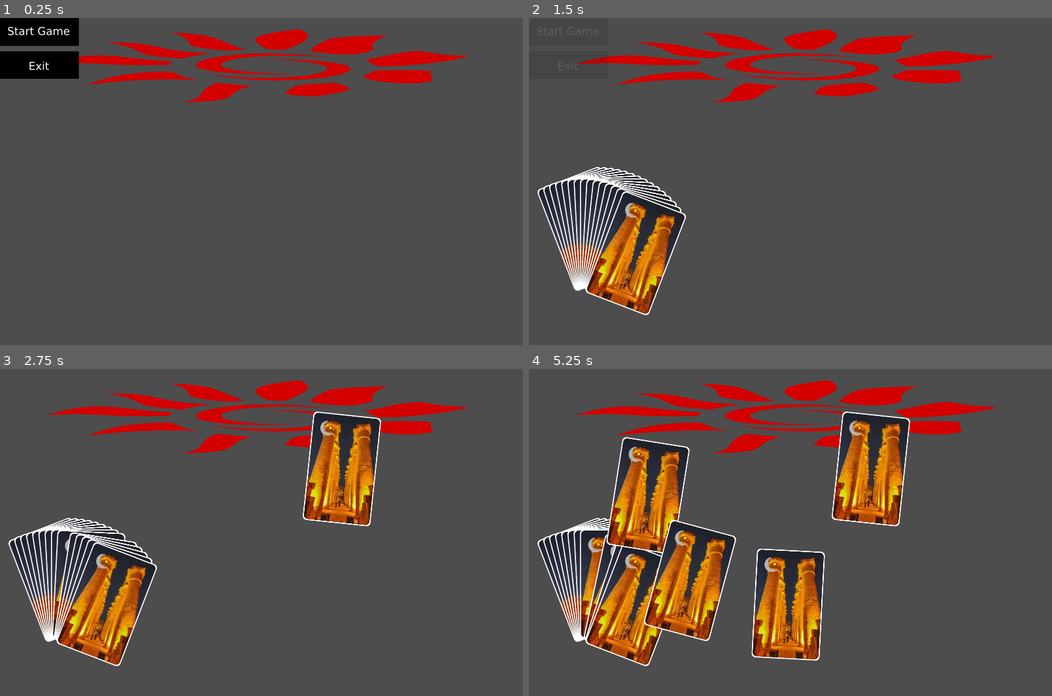
Above: before the commit, frames 1-4 (two rows, left to right).
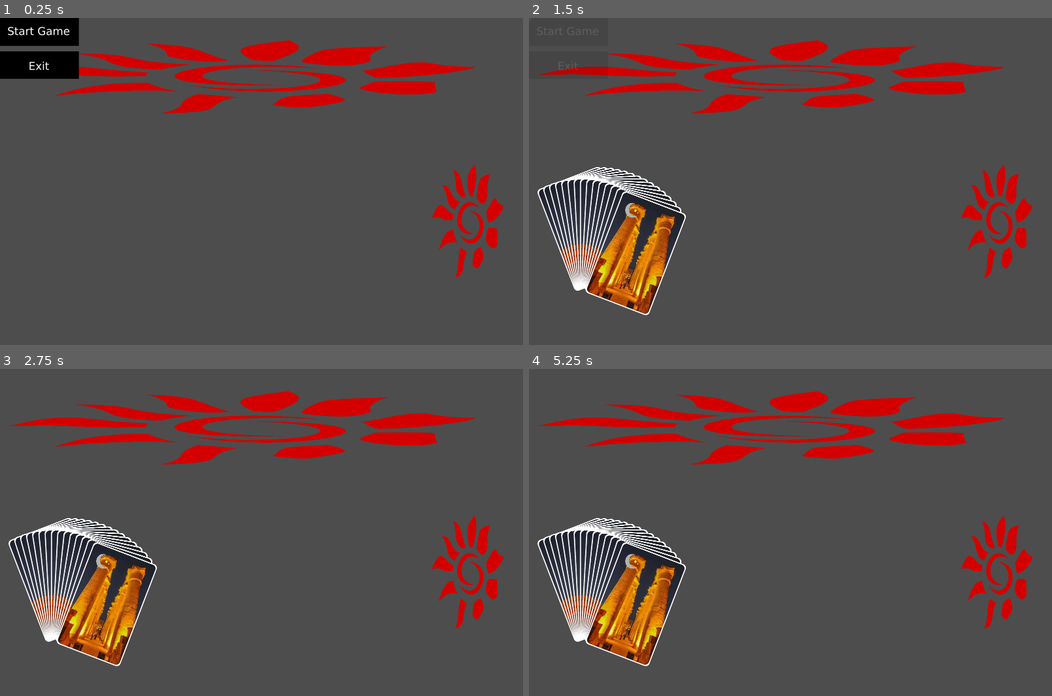
Above: after the commit, the same moments.

Repository: liambrownweb/Onirim
Game: Godot game, scene res://Main.tscn
Same seed, same stepped clock (60 frames per second), same inputs: the game is played once before the commit and once after it.
Inputs (mouse positions are in pixels of both pictures, inside the frame that each line leads up to):
- Up to frame 1 (0.25 s): no input
- Up to frame 2 (1.5 s): click (570, 31) at 0.5 s; click (570, 31) at 1.25 s
- Up to frame 3 (2.75 s): tap Enter at 2 s; drag from (57, 578) to (313, 460) at 2.02 s
- Up to frame 4 (5.25 s): tap Space at 2.75, 4.25 s; drag from (591, 578) to (764, 597) at 2.77 s; tap Enter at 3.5, 5 s; move the mouse to (596, 578) at 3.52 s; click (596, 578) at 3.67 s; drag from (596, 578) to (633, 483) at 4.27 s; drag from (602, 581) to (816, 532) at 5.02 s

The runs differ from the first frame. In frame 1, 8.6% of the frame differs, in the area x 10-97%, y 3-80%; in frame 2, 9.0%; in frame 3, 13%; in frame 4, 26%, in the area x 1-97%, y 3-90%.

Commit message:
Card drag/drop basics in place

Diff:
--- a/CardScene.tscn
+++ b/CardScene.tscn
@@ -11,6 +11,7 @@
 var original_parent = null
 var original_index = -1
 var original_rect_pos = Vector2.ZERO
+var gameboard = null
 
 @onready var DragLayer = get_tree().root.get_node(\"Main/DragLayer\")
 
@@ -20,13 +21,24 @@
 func _process(_delta: float) -> void:
 	pass
 
+func _input(event: InputEvent) -> void:
+	if event is InputEventMouseButton \\
+		and event.button_index == MOUSE_BUTTON_LEFT \\
+		and dragging \\
+		and not event.pressed:
+			_end_drag()
+
 func _gui_input(event: InputEvent) -> void:
+	if event is InputEventMouseButton:
+		print(event)
 	if event is InputEventMouseButton and event.button_index == MOUSE_BUTTON_LEFT:
-		var mouse = get_viewport().get_mouse_position()
-		if event.button_index == MOUSE_BUTTON_LEFT and event.pressed:
+		if event.pressed:
+			print(\"Starting drag\")
 			_start_drag(event.position)
-		elif event.button_index == MOUSE_BUTTON_LEFT and not event.pressed and dragging:
-			_end_drag()
+		else:
+			print(\"Not starting drag\")
+		#else:
+			#_end_drag()
 	elif event is InputEventMouseMotion and dragging:
 		global_position = get_global_mouse_position() - drag_offset
 
@@ -45,26 +57,7 @@
 
 func _end_drag():
 	dragging = false
-	# find drop target under mouse (example: a Control with \"PlayRow\" name)
-	var mouse_pos = get_global_mouse_position()
-	var root = get_tree().root
-	var picked = root.gui_pick(mouse_pos)  # returns Control under point
-	if picked and picked.is_in_group(\"play_row\"):
-		# add to end of play row and adjust local position/layout
-		var target = picked
-		var local = target.to_local(mouse_pos)
-		DragLayer.remove_child(self)
-		target.add_child(self)
-		position = local
-		# call target layout update if needed
-		if target.has_method(\"on_card_dropped\"):
-			target.on_card_dropped(self)
-	else:
-		# return to original parent and animate back (instant here)
-		DragLayer.remove_child(self)
-		original_parent.add_child(self)
-		original_parent.move_child(self, original_index)
-		position = original_rect_pos
+	gameboard.drop_card(self)
 
 func _get_drag_data(at_position: Vector2) -> Variant:
 	print(at_position)
@@ -92,6 +85,7 @@
 corner_radius_bottom_left = 15
 
 [node name="Card" type="Control" unique_id=200595644]
+custom_minimum_size = Vector2(50, 50)
 layout_mode = 3
 anchor_left = 0.065000005
 anchor_top = 0.16700001
@@ -103,8 +97,8 @@
 offset_bottom = 199.59999
 grow_horizontal = 2
 grow_vertical = 2
-size_flags_horizontal = 3
-size_flags_vertical = 3
+size_flags_horizontal = 6
+size_flags_vertical = 6
 mouse_filter = 1
 script = SubResource("GDScript_8ked3")
 
--- a/Main.tscn
+++ b/Main.tscn
@@ -28,17 +28,52 @@
 
 func pause_game() -> void:
 	$Game/Titlemenu.toggle_menu()
+
+
+func _on_drag_layer_child_entered_tree(node: Node) -> void:
+	$DragLayer.mouse_filter = MOUSE_FILTER_PASS
+
+
+func _on_drag_layer_child_exiting_tree(node: Node) -> void:
+	$DragLayer.mouse_filter = MOUSE_FILTER_IGNORE
+"
+
+[sub_resource type="GDScript" id="GDScript_uu6xs"]
+resource_name = "TestControl"
+script/source = "extends Control
+
+
+# Called when the node enters the scene tree for the first time.
+func _ready() -> void:
+	pass # Replace with function body.
+
+
+# Called every frame. 'delta' is the elapsed time since the previous frame.
+func _process(delta: float) -> void:
+	pass
 "
 
 [node name="Main" type="Control" unique_id=1932190584]
 layout_mode = 3
-anchors_preset = 0
+anchors_preset = 15
+anchor_right = 1.0
+anchor_bottom = 1.0
+offset_right = -1920.0
+offset_bottom = -1200.0
+grow_horizontal = 2
+grow_vertical = 2
 mouse_filter = 1
 script = SubResource("GDScript_glv2v")
 
 [node name="Game" parent="." unique_id=1287225314 instance=ExtResource("1_glv2v")]
 layout_mode = 1
-mouse_filter = 1
+anchors_preset = 0
+anchor_right = 0.0
+anchor_bottom = 0.0
+offset_right = 1920.0
+offset_bottom = 1080.0
+grow_horizontal = 1
+grow_vertical = 1
 
 [node name="DragLayer" type="Control" parent="." unique_id=355648368]
 layout_mode = 1
@@ -47,3 +82,8 @@
 anchor_bottom = 1.0
 grow_horizontal = 2
 grow_vertical = 2
+mouse_filter = 2
+script = SubResource("GDScript_uu6xs")
+
+[connection signal="child_entered_tree" from="DragLayer" to="." method="_on_drag_layer_child_entered_tree"]
+[connection signal="child_exiting_tree" from="DragLayer" to="." method="_on_drag_layer_child_exiting_tree"]
--- a/game.tscn
+++ b/game.tscn
@@ -2,7 +2,6 @@
 
 [ext_resource type="Script" uid="uid://fpw0qtq4j1qs" path="res://game.gd" id="1_80nbo"]
 [ext_resource type="PackedScene" uid="uid://cibupdgynhap6" path="res://titlemenu.tscn" id="2_e2o6t"]
-[ext_resource type="Script" uid="uid://bt202sm4hf500" path="res://gameboard.gd" id="3_fc0e3"]
 [ext_resource type="PackedScene" uid="uid://dckiuu1fy2v86" path="res://gameboard.tscn" id="3_feb5d"]
 
 [node name="Game" type="Control" unique_id=893702650]
@@ -12,12 +11,17 @@
 anchor_bottom = 1.0
 grow_horizontal = 2
 grow_vertical = 2
+mouse_filter = 1
 script = ExtResource("1_80nbo")
 
-[node name="Gameboard" parent="." unique_id=398388100 instance=ExtResource("3_feb5d")]
-layout_mode = 0
-mouse_filter = 1
-script = ExtResource("3_fc0e3")
+[node name="Gameboard" parent="." unique_id=496842010 instance=ExtResource("3_feb5d")]
+layout_mode = 1
+mouse_filter = 2
 
 [node name="Titlemenu" parent="." unique_id=931342479 instance=ExtResource("2_e2o6t")]
 layout_mode = 1
+anchors_preset = 0
+anchor_right = 0.0
+anchor_bottom = 0.0
+grow_horizontal = 1
+grow_vertical = 1
--- a/gameboard.gd
+++ /dev/null
@@ -1,43 +0,0 @@
-extends Control
-const CardScene = preload("res://CardScene.tscn")
-var hand_array = []
-@onready var game: Control = get_node("/root/Main/Game")
-# Called when the node enters the scene tree for the first time.
-func _ready() -> void:
-	pass # Replace with function body.
-
-
-# Called every frame. 'delta' is the elapsed time since the previous frame.
-func _process(_delta: float) -> void:
-	pass
-
-func init_ui() -> void:
-	populate_hand()
-
-func populate_hand() -> void:
-	for data in game.hand:
-		var card = CardScene.instantiate()
-		# initialize card (example properties — adapt to your Card.tscn API)
-		if card.has_method("set_card_data"):
-			card.set_card_data(data)
-		elif card.has_node("Sprite") and data.texture:
-			card.get_node("Sprite").texture = load(data.texture)
-		$PlayerHand.add_child(card)
-	_update_layout()
-
-func _update_layout():
-	var hand_array = $PlayerHand.get_children()
-	var n = hand_array.size()
-	if n == 0:
-		return
-	var span_deg = 60.0
-	var radius = 320.0
-	var center = Vector2(0, 300)   # local center of the fan; adjust as needed
-	for i in range(n):
-		var t = 0.5 if n == 1 else float(i) / float(n - 1)
-		var angle = lerp(-span_deg/2, span_deg/2, t)
-		var a = deg_to_rad(angle)
-		var offset = Vector2(sin(a), -cos(a)) * radius
-		var card = hand_array[i]
-		card.position = center + offset
-		card.rotation = a * 0.7    # tilt factor; tweak for visual look
--- a/gameboard.tscn
+++ b/gameboard.tscn
@@ -1,6 +1,147 @@
 [gd_scene format=3 uid="uid://dckiuu1fy2v86"]
 
 [ext_resource type="Texture2D" uid="uid://dd0k8wdcwxqp1" path="res://images/sun.svg" id="1_kv177"]
+
+[sub_resource type="GDScript" id="GDScript_kv177"]
+script/source = "extends Control
+const CardScene = preload(\"res://CardScene.tscn\")
+var hand_array = []
+var drawing_cards = false
+var drop_target = null
+@onready var game: Control = get_node(\"/root/Main/Game\")
+@onready var DragLayer = get_tree().root.get_node(\"Main/DragLayer\")
+
+func _ready() -> void:
+	pass
+
+func _process(_delta: float) -> void:
+	pass
+
+func init_ui() -> void:
+	populate_hand()
+
+func populate_hand() -> void:
+	drawing_cards = true
+	for data in game.hand:
+		var card = CardScene.instantiate()
+		# initialize card (example properties — adapt to your Card.tscn API)
+		if card.has_method(\"set_card_data\"):
+			card.set_card_data(data)
+		elif card.has_node(\"Sprite\") and data.texture:
+			card.get_node(\"Sprite\").texture = load(data.texture)
+		$PlayerHand.add_child(card)
+		card.gameboard = self
+	_update_hand_layout()
+	drawing_cards = false
+
+func _update_hand_layout():
+	var hand_array = $PlayerHand.get_children()
+	var n = hand_array.size()
+	if n == 0:
+		return
+	var span_deg = 60.0
+	var radius = 320.0
+	var center = Vector2(0, 300)   # local center of the fan; adjust as needed
+	for i in range(n):
+		var t = 0.5 if n == 1 else float(i) / float(n - 1)
+		var angle = lerp(-span_deg/2, span_deg/2, t)
+		var a = deg_to_rad(angle)
+		var offset = Vector2(sin(a), -cos(a)) * radius
+		var card = hand_array[i]
+		card.position = center + offset
+		card.rotation = a * 0.7
+
+func _update_playrow_layout():
+	var playrow_array = $TextureRect2/PlayRow.get_children()
+	var n = playrow_array.size()
+	var center = Vector2(0, 0)
+	if n == 0:
+		return
+	for i in range(n):
+		var offset = Vector2(50 * i, 0)
+		var card = playrow_array[i]
+		card.position = center + offset
+		card.rotation = 0
+		card.scale = Vector2(0.7, 0.7)
+
+func _on_player_hand_child_entered_tree(_node: Node) -> void:
+	if drawing_cards:
+		return
+	_update_hand_layout()
+
+func _on_player_hand_child_exiting_tree(_node: Node) -> void:
+	if drawing_cards:
+		return
+	_update_hand_layout()
+
+func drop_card(card) -> void:
+		# find drop target under mouse (example: a Control with \"PlayRow\" name)
+	var mouse_pos = get_global_mouse_position()
+	#var picked = get_viewport().gui_pick(mouse_pos)  # returns Control under point
+	var picked = get_drop_target()
+	if picked is Control:
+		DragLayer.remove_child(card)
+		picked.add_child(card)
+		if picked.has_method(\"on_card_dropped\"):
+			picked.on_card_dropped(card)
+	else:
+		# return to original parent and animate back (instant here)
+		DragLayer.remove_child(card)
+		card.position = card.original_rect_pos
+		card.original_parent.add_child(card)
+		card.original_parent.move_child(card, card.original_index)
+	pass
+
+func get_drop_target() -> Control:
+	var mouse_pos = get_global_mouse_position()
+	if $TextureRect/DiscardPile.get_rect().has_point(mouse_pos):
+		return $TextureRect/DiscardPile
+	elif $TextureRect2/PlayRow.get_rect().has_point(mouse_pos):
+		return $TextureRect2/PlayRow
+	else:
+		return null
+
+func _on_discard_pile_mouse_entered() -> void:
+	print(\"Discard pile entered\")
+	drop_target = $TextureRect/DiscardPile
+
+func _on_discard_pile_mouse_exited() -> void:
+	drop_target = null
+
+func _on_play_row_mouse_entered() -> void:
+	print(\"Play row entered\")
+	drop_target = $TextureRect2/PlayRow
+
+func _on_play_row_mouse_exited() -> void:
+	drop_target = null
+
+
+func _on_play_row_gui_input(event: InputEvent) -> void:
+	print(event)
+
+
+func _on_play_row_child_entered_tree(node: Node) -> void:
+	_update_playrow_layout()
+"
+
+[sub_resource type="GDScript" id="GDScript_14ufp"]
+resource_name = "PlayerHand"
+script/source = "extends Control
+
+
+# Called when the node enters the scene tree for the first time.
+func _ready() -> void:
+	pass # Replace with function body.
+
+
+# Called every frame. 'delta' is the elapsed time since the previous frame.
+func _process(delta: float) -> void:
+	pass
+
+func _get_drag_data(at_position: Vector2) -> Variant:
+	print(at_position)
+	return at_position
+"
 
 [node name="Gameboard" type="Control" unique_id=496842010]
 layout_mode = 3
@@ -10,32 +151,63 @@
 grow_horizontal = 2
 grow_vertical = 2
 mouse_filter = 1
+script = SubResource("GDScript_kv177")
 
 [node name="PlayerHand" type="Control" parent="." unique_id=1537333377]
 custom_minimum_size = Vector2(300, 300)
 anchors_preset = 0
 offset_left = 187.0
 offset_top = 609.0
-offset_right = 1791.0
+offset_right = 1532.0
 offset_bottom = 1078.0
 mouse_filter = 1
+script = SubResource("GDScript_14ufp")
 
 [node name="TextureRect" type="TextureRect" parent="." unique_id=1051538481]
-layout_mode = 0
-offset_left = 169.0
-offset_top = 41.0
-offset_right = 1713.0
-offset_bottom = 309.0
+layout_mode = 1
+anchors_preset = -1
+anchor_left = 0.82600003
+anchor_top = 0.5
+anchor_right = 0.96300006
+anchor_bottom = 0.87900007
+offset_left = -0.6828613
+offset_top = -2.0
+offset_right = -0.9127197
+offset_bottom = 2.1999512
 size_flags_horizontal = 3
 size_flags_vertical = 3
 mouse_filter = 2
 texture = ExtResource("1_kv177")
-expand_mode = 3
-
-[node name="DiscardPile" type="HFlowContainer" parent="TextureRect" unique_id=1926242922]
+expand_mode = 1
+
+[node name="DiscardPile" type="Control" parent="TextureRect" unique_id=1694774710]
 layout_mode = 1
 anchors_preset = 15
 anchor_right = 1.0
 anchor_bottom = 1.0
 grow_horizontal = 2
 grow_vertical = 2
+
+[node name="TextureRect2" type="TextureRect" parent="." unique_id=1139597463]
+layout_mode = 0
+offset_left = 32.0
+offset_top = 82.0
+offset_right = 1742.0
+offset_bottom = 350.0
+size_flags_horizontal = 3
+size_flags_vertical = 3
+mouse_filter = 2
+texture = ExtResource("1_kv177")
+expand_mode = 3
+
+[node name="PlayRow" type="Control" parent="TextureRect2" unique_id=1620371588]
+layout_mode = 1
+anchors_preset = 15
+anchor_right = 1.0
+anchor_bottom = 1.0
+grow_horizontal = 2
+grow_vertical = 2
+
+[connection signal="child_entered_tree" from="PlayerHand" to="." method="_on_player_hand_child_entered_tree"]
+[connection signal="child_exiting_tree" from="PlayerHand" to="." method="_on_player_hand_child_exiting_tree"]
+[connection signal="child_entered_tree" from="TextureRect2/PlayRow" to="." method="_on_play_row_child_entered_tree"]
--- /dev/null
+++ b/testcontrol.tscn
@@ -0,0 +1,35 @@
+[gd_scene format=3 uid="uid://dauvyt61ylhia"]
+
+[ext_resource type="Texture2D" uid="uid://dmmqa44q4hli4" path="res://door.svg" id="1_lfag1"]
+
+[sub_resource type="GDScript" id="GDScript_wigwf"]
+script/source = "extends Control
+
+
+# Called when the node enters the scene tree for the first time.
+func _ready() -> void:
+	pass # Replace with function body.
+
+
+# Called every frame. 'delta' is the elapsed time since the previous frame.
+func _process(_delta: float) -> void:
+	pass
+
+func _gui_input(_event: InputEvent) -> void:
+	print (\"HAHAHAHA\")
+"
+
+[node name="Testcontrol" type="Control" unique_id=638715831]
+clip_contents = true
+layout_mode = 3
+anchor_right = 0.044000003
+anchor_bottom = 0.031000001
+offset_left = 3.0
+offset_top = 6.0
+offset_right = 267.52
+offset_bottom = 146.8
+script = SubResource("GDScript_wigwf")
+
+[node name="Door" type="Sprite2D" parent="." unique_id=1773421270]
+position = Vector2(154, 188)
+texture = ExtResource("1_lfag1")
--- a/titlemenu.tscn
+++ b/titlemenu.tscn
@@ -143,6 +143,42 @@
 grow_vertical = 2
 script = ExtResource("1_m4ao8")
 
+[node name="AnimationPlayer" type="AnimationPlayer" parent="." unique_id=706473043]
+libraries/ = SubResource("AnimationLibrary_jqbtt")
+
+[node name="GameMenu" type="Panel" parent="." unique_id=1512591309]
+layout_mode = 1
+anchors_preset = -1
+anchor_right = 0.83500004
+anchor_bottom = 0.78200006
+offset_right = -921.92004
+offset_bottom = -466.73605
+mouse_filter = 2
+
+[node name="Background" type="ColorRect" parent="GameMenu" unique_id=1069421629]
+layout_mode = 1
+anchors_preset = 15
+anchor_right = 1.0
+anchor_bottom = 1.0
+offset_right = 1314.72
+offset_bottom = 809.33594
+grow_horizontal = 2
+grow_vertical = 2
+
+[node name="ResumeButton" type="TextureButton" parent="GameMenu" unique_id=1861822391]
+layout_mode = 0
+offset_right = 289.0
+offset_bottom = 102.0
+texture_normal = ExtResource("3_crcit")
+
+[node name="EndGameButton" type="TextureButton" parent="GameMenu" unique_id=588121873]
+layout_mode = 0
+offset_left = -1.0
+offset_top = 120.0
+offset_right = 288.0
+offset_bottom = 222.0
+texture_normal = ExtResource("4_jqbtt")
+
 [node name="StartMenu" type="Panel" parent="." unique_id=1491566323]
 layout_mode = 1
 anchors_preset = 15
@@ -173,37 +209,3 @@
 offset_right = 289.0
 offset_bottom = 224.0
 texture_normal = ExtResource("3_op221")
-
-[node name="AnimationPlayer" type="AnimationPlayer" parent="." unique_id=706473043]
-libraries/ = SubResource("AnimationLibrary_jqbtt")
-
-[node name="GameMenu" type="Panel" parent="." unique_id=1512591309]
-layout_mode = 1
-anchors_preset = -1
-anchor_right = 0.83500004
-anchor_bottom = 0.78200006
-offset_right = -921.92004
-offset_bottom = -466.73605
-mouse_filter = 2
-
-[node name="Background" type="ColorRect" parent="GameMenu" unique_id=1069421629]
-layout_mode = 1
-anchors_preset = -1
-anchor_right = 18.725
-anchor_bottom = 10.375001
-offset_right = 9.0
-offset_bottom = 11.9999695
-
-[node name="ResumeButton" type="TextureButton" parent="GameMenu" unique_id=1861822391]
-layout_mode = 0
-offset_right = 289.0
-offset_bottom = 102.0
-texture_normal = ExtResource("3_crcit")
-
-[node name="EndGameButton" type="TextureButton" parent="GameMenu" unique_id=588121873]
-layout_mode = 0
-offset_left = -1.0
-offset_top = 120.0
-offset_right = 288.0
-offset_bottom = 222.0
-texture_normal = ExtResource("4_jqbtt")
Not shown, removed: gameboard.gd.uid
